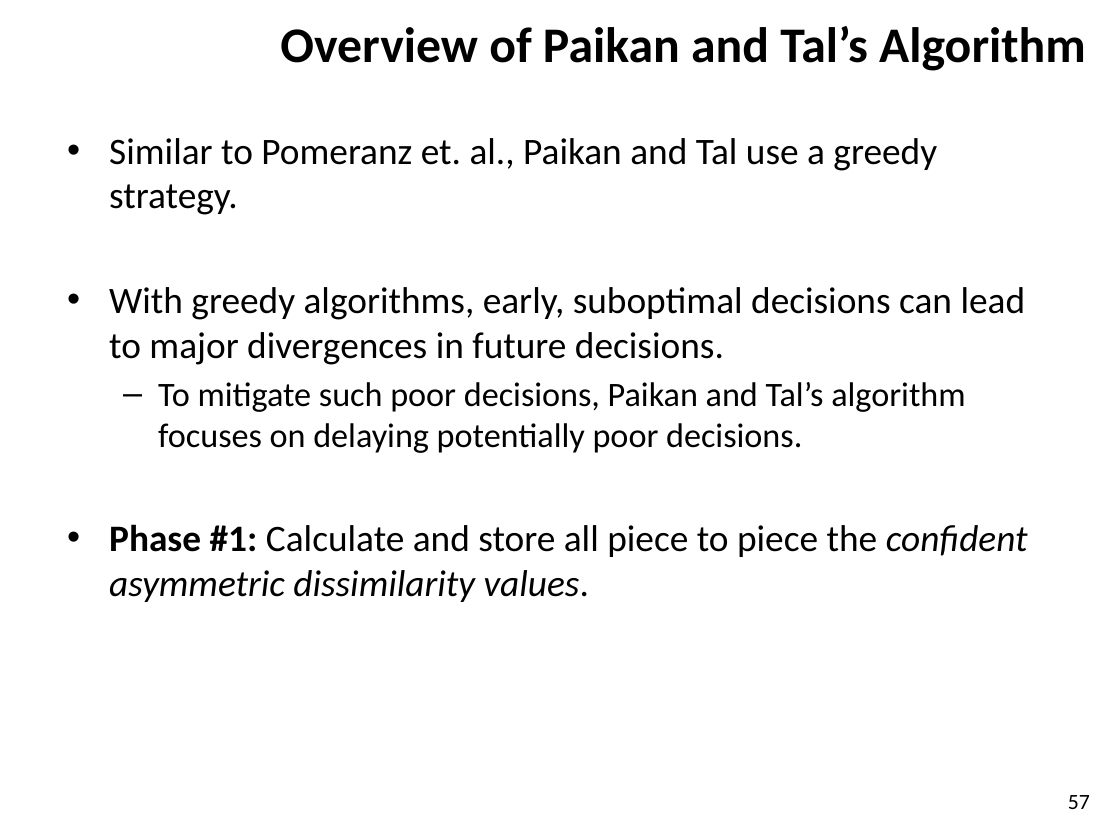
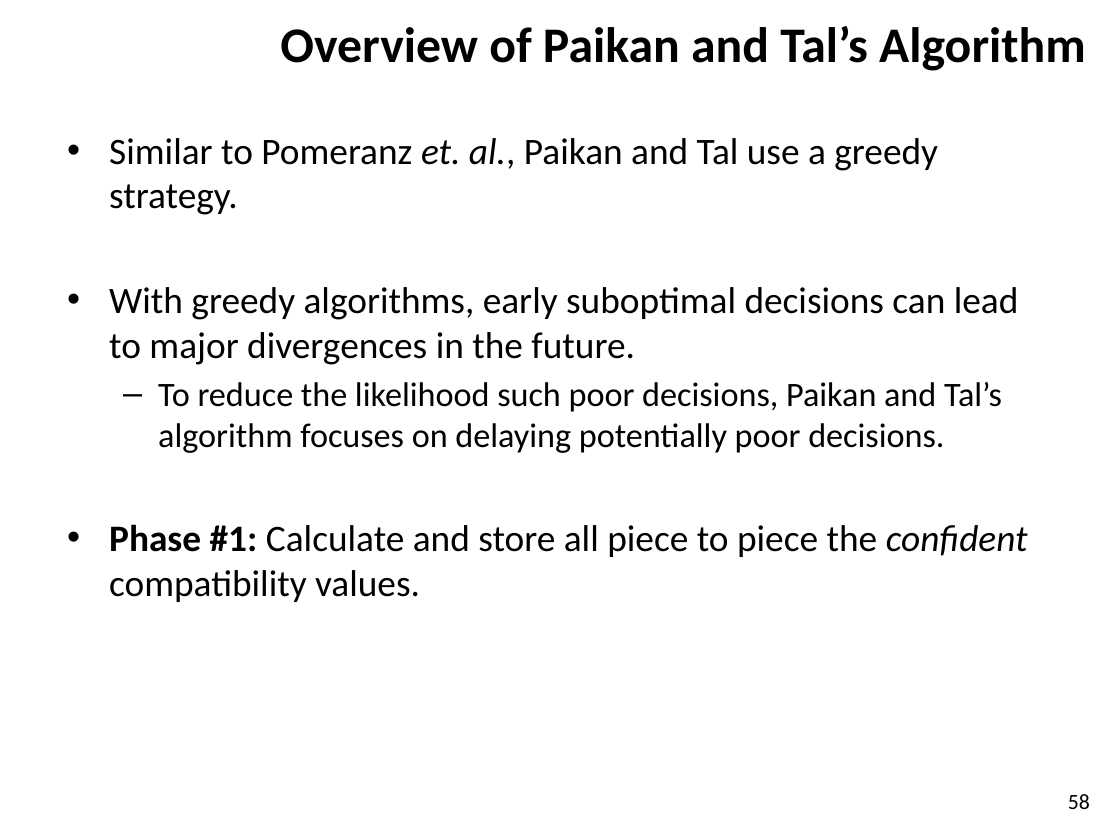
Before and after one commit to ZaydH/sjsu_thesis, a slide deck: slide 58 of Papers/Zayd_Hammoudeh_-_Square_Jigsaw_Puzzle_Problem_Literature_Review.pptx (slide 57 before the commit). Drawn at 1120x840 pixels with LibreOffice and Linux fonts; fonts in the diff are those of the drawing; background and template pictures are left out. Boxes give left, top, right and bottom in pixels: in the first picture for what was removed or moved away, otherwise in the second. Text is boxed around its words. In the diff, an @@ line names an element or a change of style, - is before the commit and + after.

```diff
--- a/Papers/Zayd_Hammoudeh_-_Square_Jigsaw_Puzzle_Problem_Literature_Review.pptx
+++ b/Papers/Zayd_Hammoudeh_-_Square_Jigsaw_Puzzle_Problem_Literature_Review.pptx
@@ text at bbox=[109, 138, 938, 215]: italic on in "et. al.," @@
@@ text at bbox=[109, 287, 1028, 602]: text changed @@
-• With greedy algorithms, early, suboptimal decisions can lead to major divergences in future decisions.
-  – To mitigate such poor decisions, Paikan and Tal’s algorithm focuses on delaying potentially poor decisions.
-• Phase #1: Calculate and store all piece to piece the confident asymmetric dissimilarity values.
+• With greedy algorithms, early suboptimal decisions can lead to major divergences in the future.
+  – To reduce the likelihood such poor decisions, Paikan and Tal’s algorithm focuses on delaying potentially poor decisions.
+• Phase #1: Calculate and store all piece to piece the confident compatibility values.
@@ page number at bbox=[1068, 794, 1090, 809]: text changed @@
-57
+58
```
Also in this commit, not shown: 19 other slides changed, 2 slides added, 1 slide removed, 1 other file.
